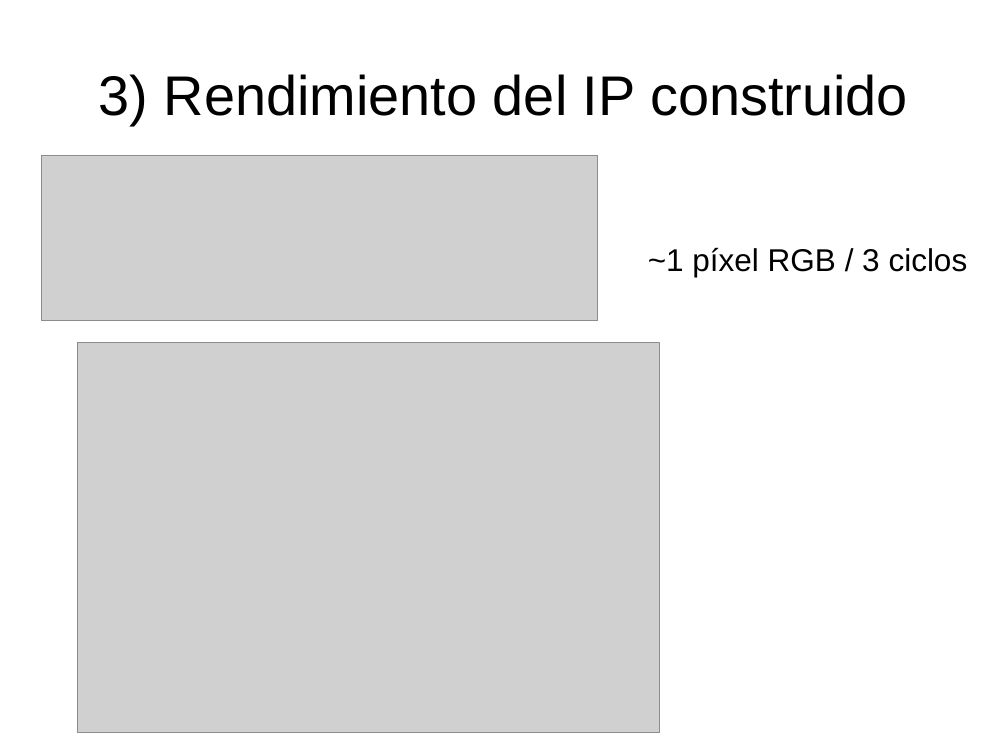
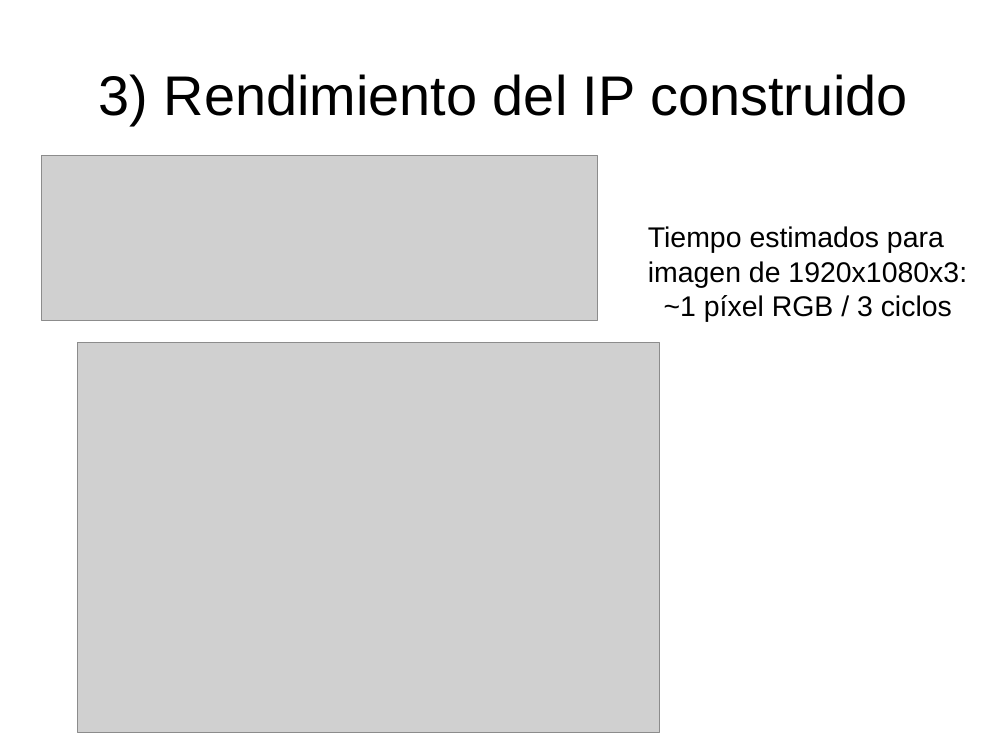
Before and after one commit to miguelgarcia/sase2017-hls-video, a slide deck: slide 36 of presentacion.odp. Drawn at 1008x756 pixels with LibreOffice and Linux fonts; fonts in the diff are those of the drawing; grey boxes stand for pictures. Boxes give left, top, right and bottom in pixels: in the first picture for what was removed or moved away, otherwise in the second. Text is boxed around its words. In the diff, an @@ line names an element or a change of style, - is before the commit and + after.

Commit message:
presentacion ok

```diff
--- a/presentacion.odp
+++ b/presentacion.odp
@@ text at bbox=[648, 226, 967, 321]: text changed; size 24.8 to 22.4 pt @@
-~1 píxel RGB / 3 ciclos
+Tiempo estimados para imagen de 1920x1080x3:
+~1 píxel RGB / 3 ciclos
```
Also in this commit, not shown: 3 other slides changed, 1 slide added, 1 slide removed, 2 other files.
